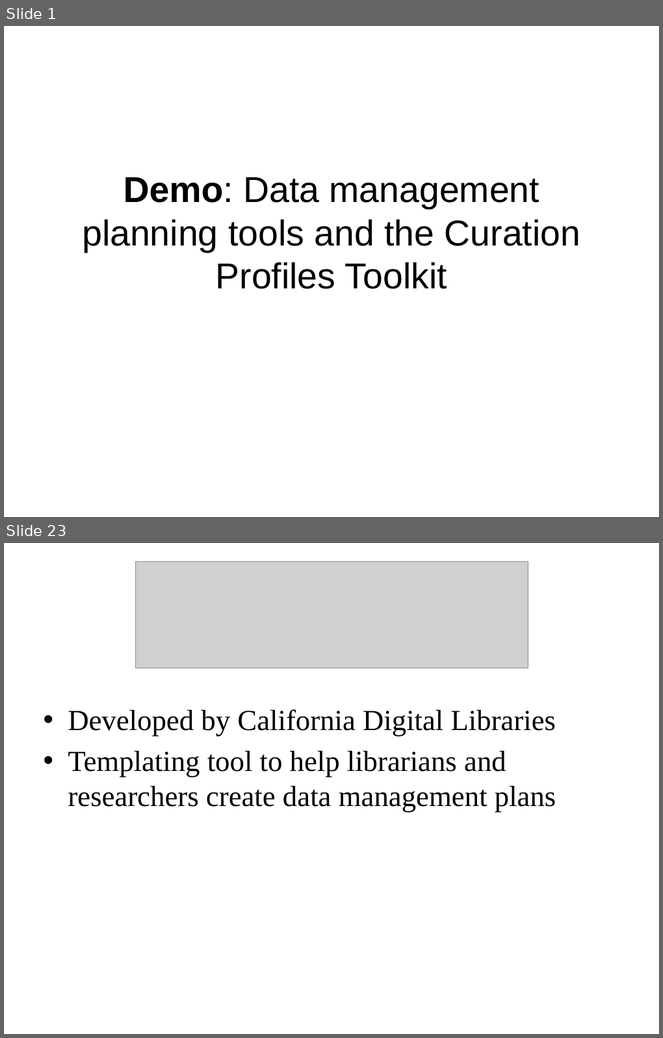
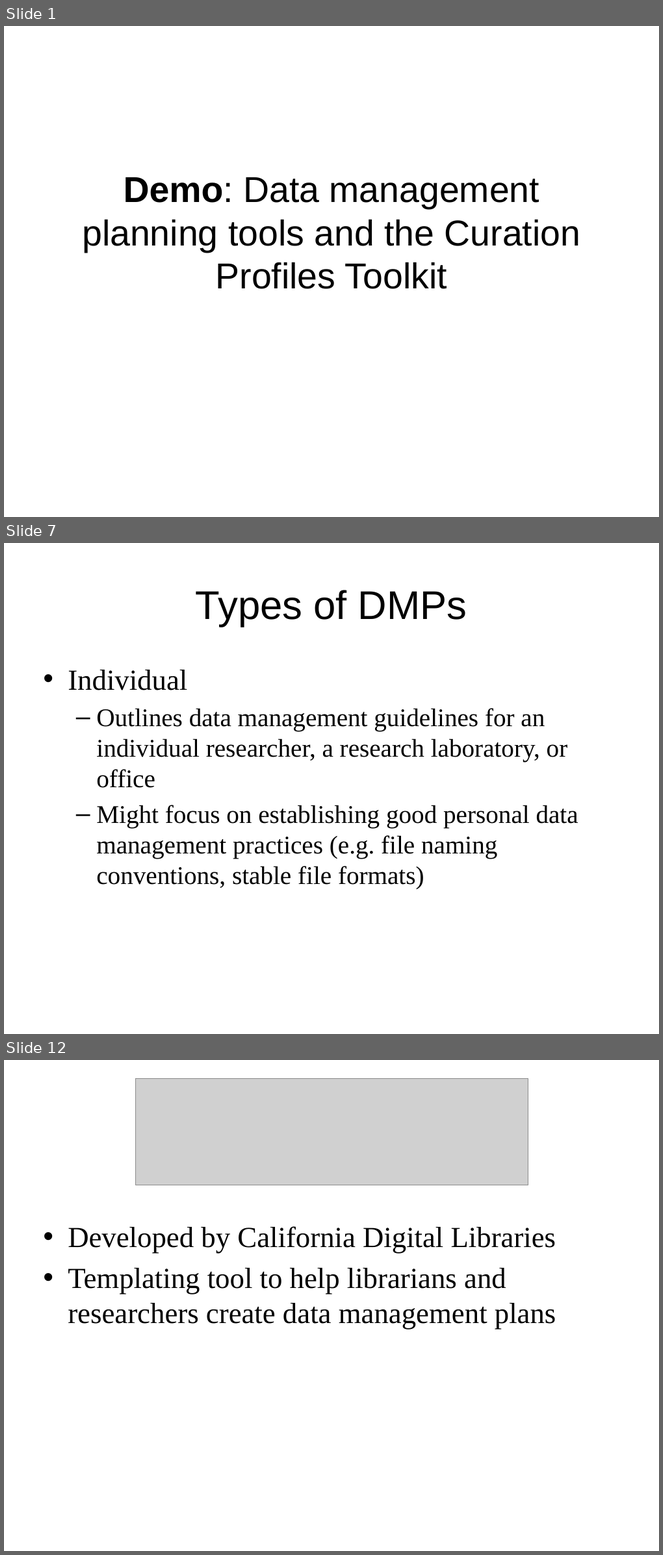
Before and after one commit to DataCurationWorkshop/Beijing-2015, a slide deck: Day1_Demo_DMPTools.pptx. Shown one above the other, each under a label of ours: slides 1 and 23 before the commit, slides 1, 7 and 12 after it; the slides between them are not shown. The pictures are 663x1038 and 663x1555 pixels, drawn with LibreOffice and Linux fonts; fonts in the diff are those of the drawing; grey boxes stand for pictures; background and template pictures are left out. Boxes give left, top, right and bottom in pixels: in the first picture for what was removed or moved away, otherwise in the second. Text is boxed around its words. In the diff, an @@ line names an element or a change of style, - is before the commit and + after.

```diff
--- a/Day1_Demo_DMPTools.pptx
+++ b/Day1_Demo_DMPTools.pptx
@@ slide 7 added at [4,543,659,1034], background #FFFFFF @@
@@ title added at [196,590,467,627], 44 pt, text #000000 @@
+Types of DMPs
@@ text added at [68,670,579,889], 28 pt, text #000000 @@
+• Individual
+  – Outlines data management guidelines for an individual researcher, a research laboratory, or office
+  – Might focus on establishing good personal data management practices (e.g. file naming conventions, stable file formats)
@@ what was slide 23 is now slide 12 @@
```
Also in this commit, not shown: 2 slides changed, 23 other slides added, 6 slides removed, 1 other file.
